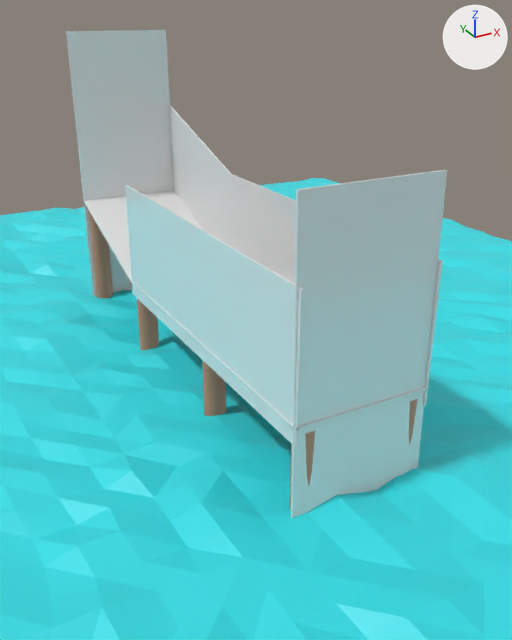
The glTF model domiac.glb as it was, and as the next commit left it.
Rendered twice from a 50 mm lens placed at (-22.5, -61.9, 33.7), pointed at (7.0, -8.1, 6.8). Arrows for +X, +Y and +Z are at upper right; the lights stay in place. Where no turn or scale is listed for an object, it has been applied to the vertices.
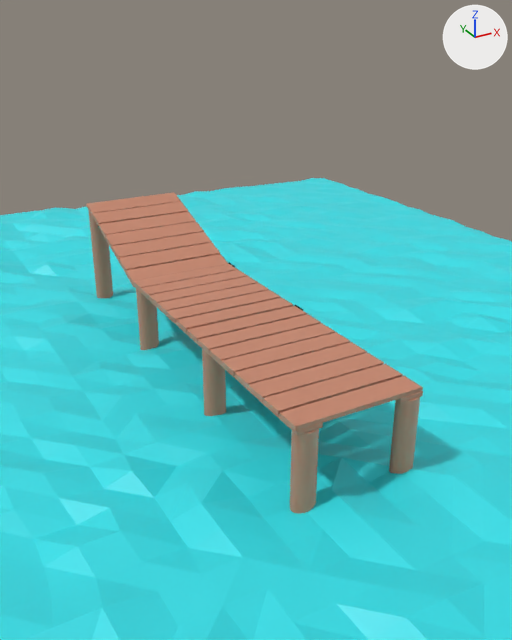
Commit message: w/o bloc

Boxes [x1, y1, x2, y2] around the edits, measured in the pictures (512 x 640 px):
'Cube.005', surface changed
    both: [66, 30, 447, 518]
'Cube.004', surface changed (cyan to brown)
    both: [125, 185, 304, 448]
'Cube.003', surface changed
    both: [170, 105, 443, 407]
'Cube.001', surface changed (white to brown)
    both: [84, 190, 427, 431]

What the commit changed:
In material 'Transparent' (mat_transparent), alpha goes from 1.0 to 0.0.
